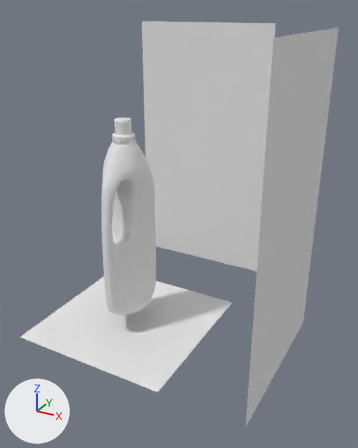
What one commit did to the OBJ model model/872839.obj.
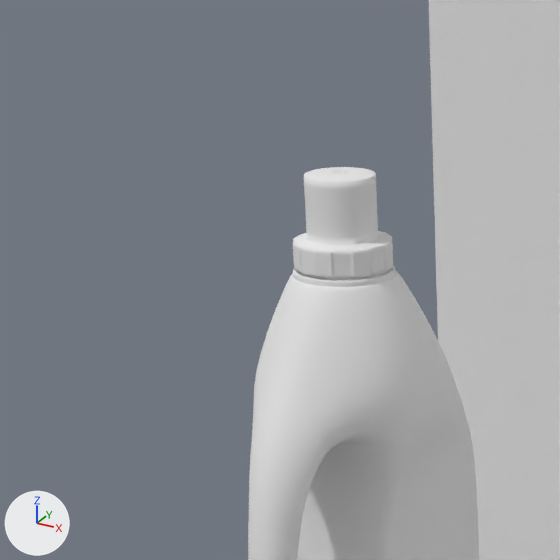
Old and new are each drawn whole from a 50 mm lens placed at (3383.0, -4778.0, 3995.0), pointed at (573.0, 330.0, 1440.0) and again close up on the part from 12% to 49% of the width and 18% to 47% of the height. Arrows for +X, +Y and +Z are at lower left; the lights stay in place. Where no turn or scale is listed for an object, it has been applied to the vertices.
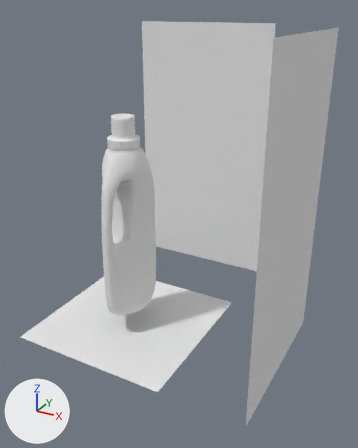
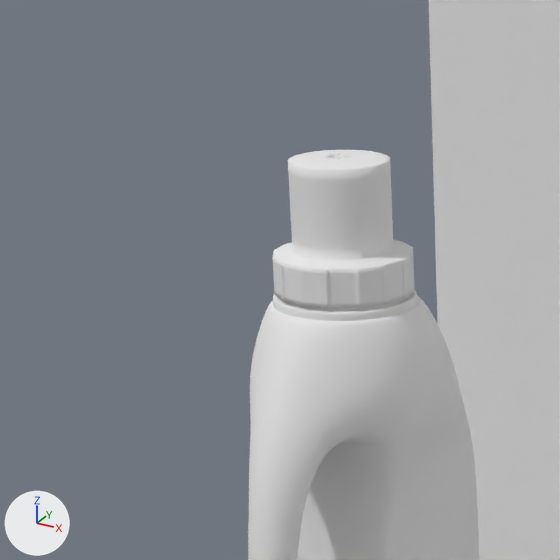
Pixel boxes [x1, y1, x2, y2] of what changed, in the close-ups (560 x 560 px; the box of a moved part takes in the faces that stretch with it):
'Plane009', reshaped
    before: [248, 266, 479, 560]
    after: [248, 291, 479, 560]
'Cylinder005', mesh rescaled (43% wider, 41% taller)
    before: [293, 167, 393, 279]
    after: [272, 150, 415, 308]
part 2 of me_plane009, moved or reshaped
    before: [249, 266, 464, 477]
    after: [249, 291, 465, 477]

The change in detail:
me_cylinder005 has 6658 vertices, 7390 faces and spans x -132.0..144.0, y -140.0..136.0, z 2531.0..2791.0.
me_cylinder005 is used by ob_cylinder005; location (0.0, 0.0, 0.0).
me_cylinder005 part 1: the whole mesh is scaled about its middle by 1.42, then moved by (0.0, 0.0, -12.0).
me_plane009 is used by ob_plane009; location (0.0, 0.0, 0.0).
me_plane009 had 14976 vertices, 16620 faces and spanned x -259.0..270.0, y -497.0..496.0, z 286.0..2560.0.
me_plane009 now has 14976 vertices, 16620 faces and spans x -263.0..274.0, y -497.0..496.0, z 286.0..2502.0.
me_plane009 part 2: 6828 of 14976 vertices moved; they spanned x -257.0..268.0, y -424.0..454.0, z 1965.0..2560.0 and now span x -263.0..274.0, y -425.0..455.0, z 1965.0..2502.0; mean shift (0.0, 0.0, -51.0); largest move (108.0, -104.0, 2508.0) -> (151.0, -145.0, 2430.0).
